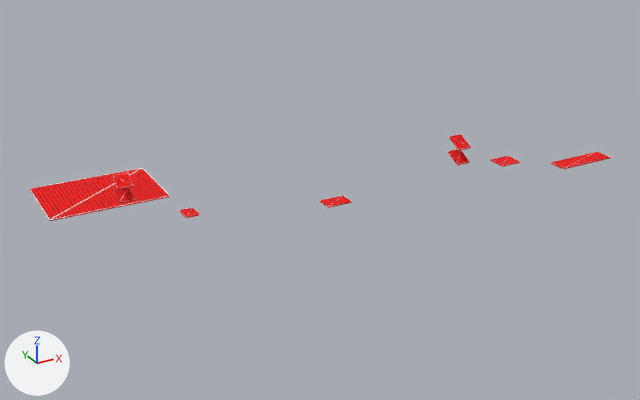
The OBJ model SA2LevelEditor/res/Models/Levels/CrazyGadget/Killplanes.obj, before and after one commit.
One viewpoint serves both versions: a 50 mm camera at (-14446.0, -12422.0, 6567.0) aimed at (-5798.0, 3303.0, -1295.0). Arrows for +X, +Y and +Z are at lower left; the lights stay in place. Where no turn or scale is listed for an object, it has been applied to the vertices.

Objects in the first picture: 'Killplanes'.
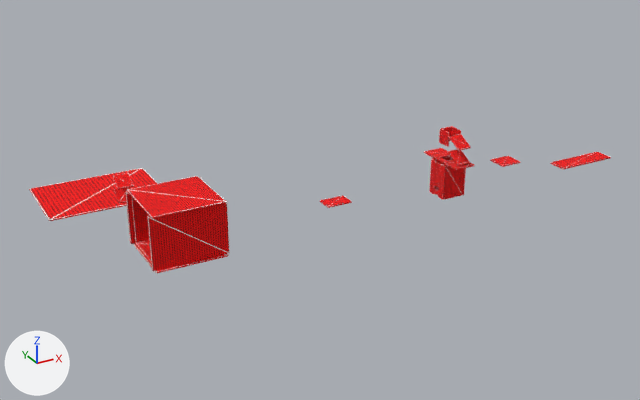
The change, as JSON lines over the scene's bpy script:
```json
{"block": "me_killplanes", "where": "# used by ob_killplanes; location = (0.0, 0.0, 0.0)"}
{"op": "remove", "block": "me_killplanes", "code": "me_killplanes.from_pydata(...)  # 72 vertices, 108 faces; spans x -11241.0..-375.0, y 205.0..7259.0, z -1410.0..533.0"}
{"op": "add", "block": "me_killplanes", "code": "me_killplanes.from_pydata(...)  # 374 vertices, 564 faces; spans x -11241.0..-375.0, y 205.0..7259.0, z -1500.0..604.0"}
{"block": "me_killplanes", "change": "me_killplanes part 1: a new loose piece, a box spanning x -4095.0..-4065.0, y 1270.0..1440.0, z -613.0..-83.0, in mat_none (picture img_death_png)"}
{"block": "me_killplanes", "change": "me_killplanes part 2: a new loose piece, a box spanning x -4095.0..-4065.0, y 1119.0..1279.0, z -818.0..-68.0, in mat_none (picture img_death_png)"}
{"block": "me_killplanes", "change": "me_killplanes part 3: a new loose piece, a box spanning x -4095.0..-4065.0, y 1431.0..1591.0, z -818.0..-68.0, in mat_none (picture img_death_png)"}
{"block": "me_killplanes", "change": "me_killplanes part 4: a new loose piece, a box spanning x -4080.0..-3580.0, y 1120.0..1150.0, z -819.0..-69.0, in mat_none (picture img_death_png)"}
{"block": "me_killplanes", "change": "me_killplanes part 5: a new loose piece, a box spanning x -3595.0..-3565.0, y 1105.0..1605.0, z -818.0..-68.0, in mat_none (picture img_death_png)"}
{"block": "me_killplanes", "change": "me_killplanes part 6: a new loose piece, a box spanning x -9980.0..-8480.0, y 2154.0..3654.0, z -350.0..-320.0, in mat_none (picture img_death_png)"}
{"block": "me_killplanes", "change": "me_killplanes part 7: a new loose piece, a box spanning x -9980.0..-8480.0, y 2154.0..3654.0, z -1500.0..-1470.0, in mat_none (picture img_death_png)"}
{"block": "me_killplanes", "change": "me_killplanes part 8: a new loose piece, a box spanning x -10030.0..-8430.0, y 3554.0..3584.0, z -1485.0..-335.0, in mat_none (picture img_death_png)"}
{"block": "me_killplanes", "change": "me_killplanes part 9: a new loose piece, a box spanning x -10030.0..-8430.0, y 2234.0..2264.0, z -1485.0..-335.0, in mat_none (picture img_death_png)"}
{"block": "me_killplanes", "change": "me_killplanes part 10: a new loose piece, a box spanning x -3702.0..-3672.0, y 1205.0..1505.0, z 304.0..604.0, in mat_none (picture img_death_png)"}
{"block": "me_killplanes", "change": "me_killplanes part 11: a new loose piece, a box spanning x -3976.0..-3676.0, y 1483.0..1513.0, z 304.0..604.0, in mat_none (picture img_death_png)"}
{"block": "me_killplanes", "change": "me_killplanes part 12: a new loose piece, a box spanning x -3989.0..-3959.0, y 1205.0..1505.0, z 304.0..604.0, in mat_none (picture img_death_png)"}
{"block": "me_killplanes", "change": "me_killplanes part 13: a new loose piece, a box spanning x -9930.0..-8530.0, y 3534.0..3564.0, z -1485.0..-335.0, in mat_none (picture img_death_png)"}
{"block": "me_killplanes", "change": "me_killplanes part 14: a new loose piece of 14 vertices spanning x -4055.0..-3575.0, y 1130.0..1610.0, z -793.0..-93.0, in mat_none (picture img_death_png)"}
{"block": "me_killplanes", "change": "me_killplanes part 15: 32 vertices added at x -4060.0..-3600.0, y 785.0..1925.0, z -44.0..-14.0"}
{"block": "me_killplanes", "change": "me_killplanes part 16: 16 vertices added at x -9930.0..-8530.0, y 2274.0..3534.0, z -1490.0..-330.0"}
```

Changed parts and their boxes [x1, y1, x2, y2] in the pictures (640 x 400 px):
```json
{"object": "Killplanes", "change": "reshaped", "before": [29, 134, 611, 221], "after": [29, 126, 611, 274], "on screen": "69% taller"}
{"part": 1, "of": "me_killplanes", "change": "added", "after": [434, 162, 440, 188]}
{"part": 2, "of": "me_killplanes", "change": "added", "after": [438, 164, 446, 200]}
{"part": 3, "of": "me_killplanes", "change": "added", "after": [430, 159, 437, 195]}
{"part": 4, "of": "me_killplanes", "change": "added", "after": [444, 165, 464, 200], "on screen": "red"}
{"part": 5, "of": "me_killplanes", "change": "added", "after": [462, 168, 466, 196]}
{"part": 6, "of": "me_killplanes", "change": "added", "after": [127, 176, 227, 219], "on screen": "red"}
{"part": 7, "of": "me_killplanes", "change": "added", "after": [133, 243, 229, 274]}
{"part": 8, "of": "me_killplanes", "change": "added", "after": [126, 177, 202, 245]}
{"part": 9, "of": "me_killplanes", "change": "added", "after": [147, 200, 230, 272], "on screen": "red"}
{"part": 10, "of": "me_killplanes", "change": "added", "after": [451, 126, 461, 136]}
{"part": 11, "of": "me_killplanes", "change": "added", "after": [440, 126, 452, 141]}
{"part": 12, "of": "me_killplanes", "change": "added", "after": [439, 129, 450, 147]}
{"part": 13, "of": "me_killplanes", "change": "added", "after": [131, 196, 149, 243], "on screen": "red"}
{"part": 14, "of": "me_killplanes", "change": "added", "after": [435, 157, 453, 189]}
{"part": 15, "of": "me_killplanes", "change": "added", "after": [424, 148, 475, 170]}
{"part": 16, "of": "me_killplanes", "change": "added", "after": [136, 240, 151, 261]}
```
